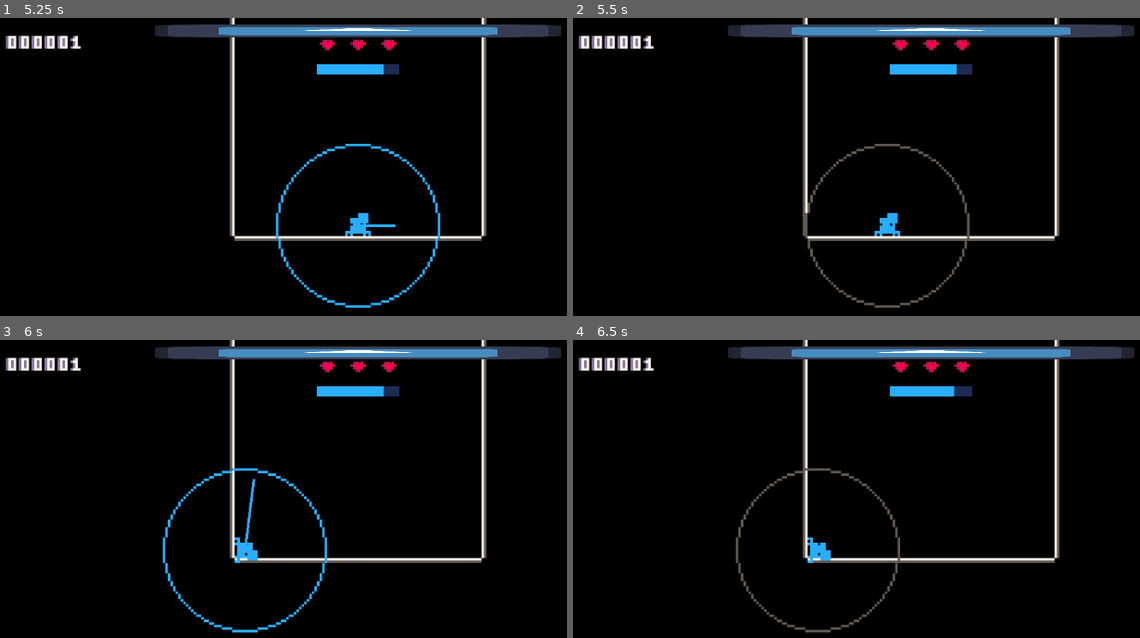
Above: before the commit, frames 1-4 (two rows, left to right).
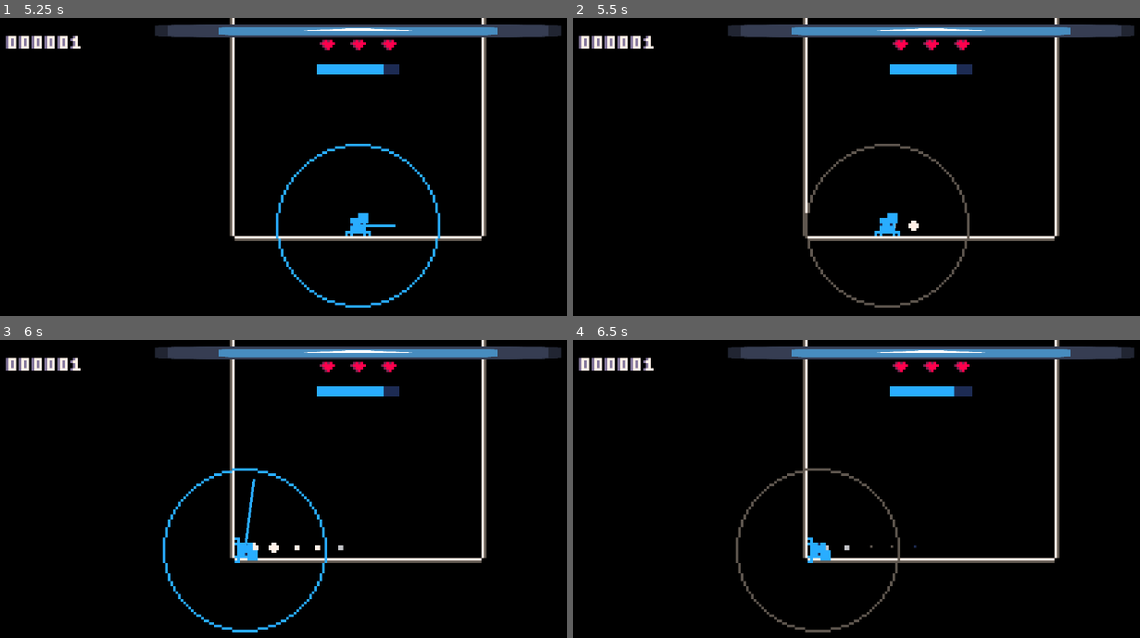
Above: after the commit, the same moments.

Repository: Flamenccio/spider-jump
Game: Godot game, scene res://game.tscn
The game is run twice, just before and just after one commit, with the same random seed, the same clock (stepped at 60 frames per second) and the same inputs. The engine's default icon, where the game draws it, is replaced by a stand-in: a white triangle on a blue panel in a dark square.
Inputs (mouse positions are in pixels of both pictures, inside the frame that each line leads up to):
- Up to frame 1 (5.25 s): tap Enter at 0.5 s; move the mouse to (521, 205) at 0.52 s; press the mouse at (521, 205) at 0.53 s; hold D (move_right) 0.53-1.25 s; release the mouse at (521, 205) at 1.25 s; drag from (209, 247) to (357, 29) at 1.27 s; move the mouse to (430, 134) at 2.02 s; hold D (move_right) 2.03-2.75 s; tap Delete at 2.1 s; drag from (323, 310) to (357, 29) at 2.77 s; move the mouse to (outside the picture) at 3.52 s; hold A (move_left) 3.53-4.25 s; tap V at 3.6 s; drag from (136, 164) to (249, 122) at 4.27 s; move the mouse to (396, 226) at 5.02 s; hold S (move_down) from 5.03 s (still down); tap Backspace at 5.1 s; click (396, 226) at 5.17 s
- Up to frame 2 (5.5 s): keep holding S (move_down)
- Up to frame 3 (6 s): release S (move_down) at 5.75 s; drag from (249, 444) to (266, 551) at 5.77 s
- Up to frame 4 (6.5 s): no input

Frame 1 is identical in both runs. In frame 2, less than 0.1% of the frame differs, in the area x 56-62%, y 68-72%; in frame 3, 0.1%, in the area x 44-61%, y 68-72%; in frame 4, less than 0.1%.

Commit message:
add dust trail after jump

Diff:
--- a/game.tscn
+++ b/game.tscn
@@ -36,8 +36,10 @@
 _follow_target = NodePath("../Player")
 
 [node name="DeathTrigger" type="Area2D" parent="Camera"]
-position = Vector2(0, 89)
+position = Vector2(0, 81)
 collision_layer = 0
+collision_priority = 5.0
+priority = 5
 script = ExtResource("2_j5wjh")
 
 [node name="Shape" type="CollisionShape2D" parent="Camera/DeathTrigger"]
--- a/scenes/player.tscn
+++ b/scenes/player.tscn
@@ -19,6 +19,7 @@
 [ext_resource type="Script" uid="uid://bdjmy758l3rls" path="res://shape_cast_check.gd" id="17_qfm1y"]
 [ext_resource type="Shape2D" uid="uid://clf4j6ia4qkob" path="res://collision_shapes/detector_area.tres" id="18_fulsm"]
 [ext_resource type="Script" uid="uid://b1f45ohdq3eek" path="res://safe_state.gd" id="19_4r5pv"]
+[ext_resource type="Texture2D" uid="uid://bovbs8r38nhjp" path="res://sprites/trajectory_particles-Sheet.png" id="20_60mlk"]
 
 [sub_resource type="CircleShape2D" id="CircleShape2D_a8ls1"]
 radius = 3.0
@@ -300,6 +301,12 @@
 [sub_resource type="CircleShape2D" id="CircleShape2D_4r5pv"]
 radius = 3.5
 
+[sub_resource type="CanvasItemMaterial" id="CanvasItemMaterial_60mlk"]
+particles_animation = true
+particles_anim_h_frames = 5
+particles_anim_v_frames = 1
+particles_anim_loop = false
+
 [node name="Player" type="CharacterBody2D" groups=["player"]]
 texture_filter = 1
 collision_mask = 6
@@ -395,6 +402,18 @@
 [node name="SafeState" type="Node" parent="." node_paths=PackedStringArray("_player")]
 script = ExtResource("19_4r5pv")
 _player = NodePath("..")
+
+[node name="Dust" type="CPUParticles2D" parent="."]
+z_index = -1
+material = SubResource("CanvasItemMaterial_60mlk")
+emitting = false
+amount = 12
+texture = ExtResource("20_60mlk")
+lifetime = 1.3
+fixed_fps = 8
+gravity = Vector2(0, 0)
+anim_speed_min = 1.0
+anim_speed_max = 1.0
 
 [connection signal="internal_move_input_change" from="." to="StateMachine/Crawl" method="_on_move_input_change"]
 [connection signal="internal_player_hurt" from="." to="SafeState" method="restore_state"]
@@ -409,7 +428,9 @@
 [connection signal="exited" from="StateMachine/StateMachinePlayer" to="StateMachine" method="_on_state_machine_player_exited"]
 [connection signal="transited" from="StateMachine/StateMachinePlayer" to="StateMachine" method="state_transition"]
 [connection signal="player_jumped" from="StateMachine/Aim" to="SafeState" method="_save_state"]
+[connection signal="player_jumped" from="StateMachine/Aim" to="Dust" method="set_emitting" binds= [true]]
 [connection signal="player_entered_idle" from="StateMachine/Idle" to="SafeState" method="_save_state"]
+[connection signal="player_entered_idle" from="StateMachine/Idle" to="Dust" method="set_emitting" binds= [false]]
 [connection signal="land_on_ground" from="CollisionHandler" to="SafeState" method="_save_state"]
 [connection signal="land_on_ground" from="CollisionHandler" to="StateMachine" method="set_property" binds= ["ground_type", "ground"]]
 [connection signal="land_on_normal" from="CollisionHandler" to="." method="_rotate_against_normal"]
Not shown: 1 places in scenes/player.tscn that only renumber resources
Binary file added: sprites/trajectory_particles-Sheet.png
Not shown, added: sprites/trajectory_particles-Sheet.png.import
